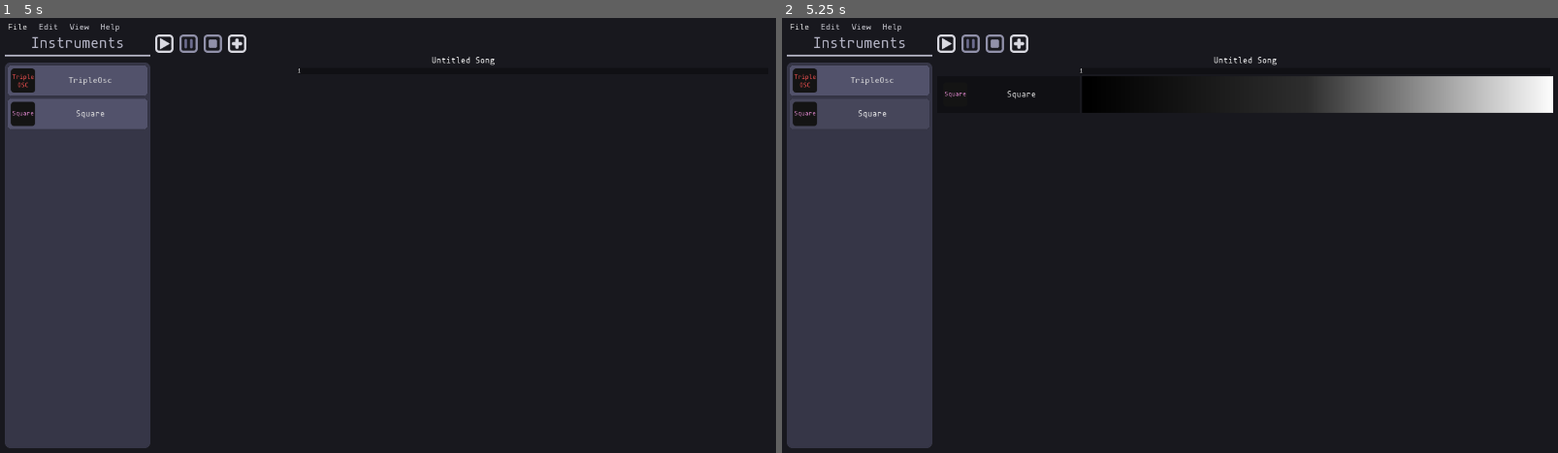
Above: before the commit, frames 1-2 (left to right).
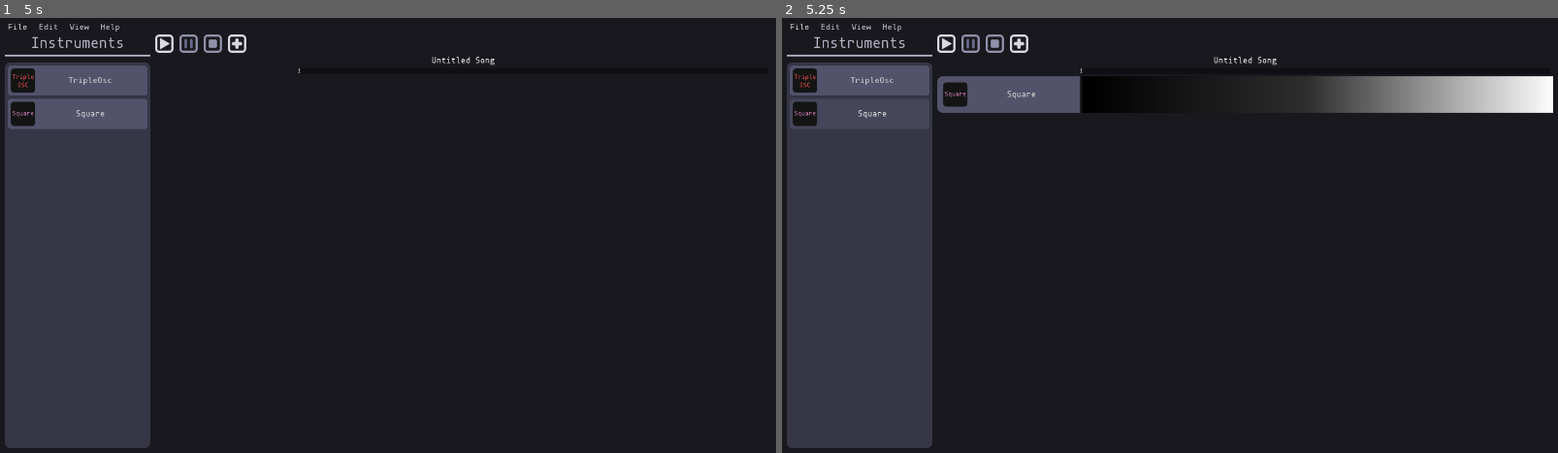
Above: after the commit, the same moments.

Repository: QuadCubedStudios/GoDAW
Game: Godot game, scene res://Main.tscn
Two runs of this game, one before a commit and one after it. Both use one fixed random seed, a clock stepped at 60 frames per second and the inputs below.
Inputs (mouse positions are in pixels of both pictures, inside the frame that each line leads up to):
- Up to frame 1 (5 s): click (162, 44) at 0.5 s; click (162, 44) at 1.25 s; click "File" at 2 s; click "Edit" at 2.75 s; click "View" at 3.5 s; click "TripleOsc" at 4.25 s
- Up to frame 2 (5.25 s): click "Square" at 5 s

Frame 1 is identical in both runs. In frame 2, 1.4% of the frame differs, in the area x 20-39%, y 13-22%.

Commit message:
Piano ROll open with double click

Diff:
--- a/Panels/SongEditor/InstrumentTrack.gd
+++ b/Panels/SongEditor/InstrumentTrack.gd
@@ -6,3 +6,9 @@
 	instrument_toggle.icon = icon
 	instrument_toggle.text = (instrument_name if instrument_name.length() <= 20
 								else instrument_name.substr(0, 17) + "...")
+
+
+func _on_Segments_gui_input(event):
+	if event is InputEventMouseButton:
+		if event.doubleclick:
+			$Panel.visible = !$Panel.visible
--- a/Panels/SongEditor/InstrumentTrack.tscn
+++ b/Panels/SongEditor/InstrumentTrack.tscn
@@ -100,3 +100,5 @@
 __meta__ = {
 "_edit_use_anchors_": false
 }
+
+[connection signal="gui_input" from="HBoxContainer/Segments/ScrollContainer" to="." method="_on_Segments_gui_input"]
--- a/Theme/Default/GoDAWTheme.tres
+++ b/Theme/Default/GoDAWTheme.tres
@@ -18,7 +18,9 @@
 bg_color = Color( 0.6, 0.6, 0.6, 0 )
 
 [sub_resource type="StyleBoxFlat" id=4]
-bg_color = Color( 0.0666667, 0.0666667, 0.0823529, 1 )
+bg_color = Color( 0.32549, 0.32549, 0.423529, 1 )
+corner_radius_top_left = 10
+corner_radius_bottom_left = 10
 
 [sub_resource type="StyleBoxFlat" id=5]
 bg_color = Color( 0.215686, 0.215686, 0.282353, 1 )
--- a/project.godot
+++ b/project.godot
@@ -19,11 +19,6 @@
 "language": "GDScript",
 "path": "res://addons/godaw_toolkit/Classes/Instrument.gd"
 }, {
-"base": "Resource",
-"class": "MIDI",
-"language": "GDScript",
-"path": "res://addons/godaw_toolkit/Classes/MIDI.gd"
-}, {
 "base": "Node2D",
 "class": "Wave",
 "language": "GDScript",
@@ -37,7 +32,6 @@
 _global_script_class_icons={
 "GDW_pattern": "",
 "Instrument": "",
-"MIDI": "",
 "Wave": "",
 "Waveforms": ""
 }
Not shown: 1 places in default_bus_layout.tres that only renumber resources
